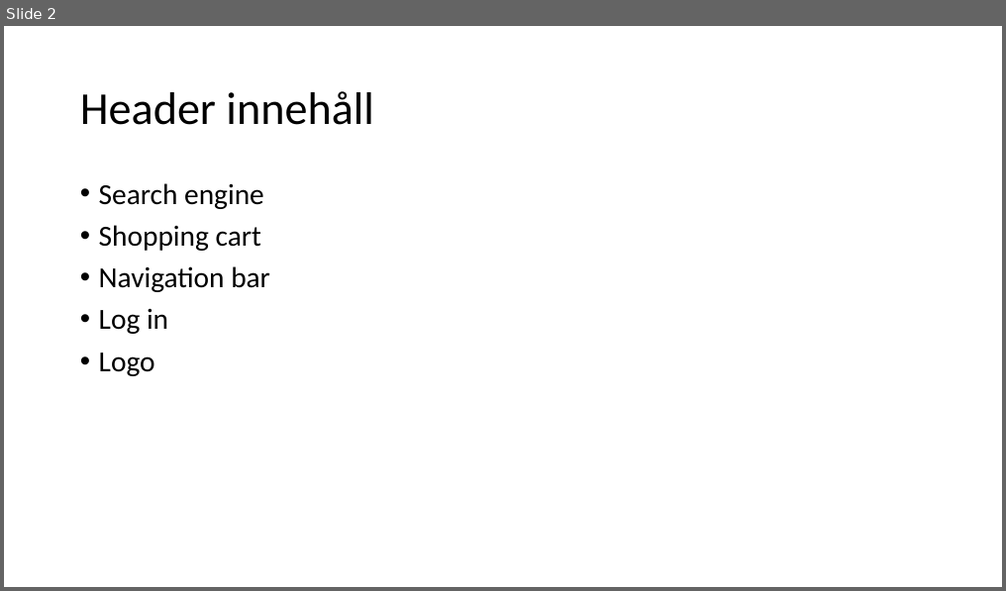
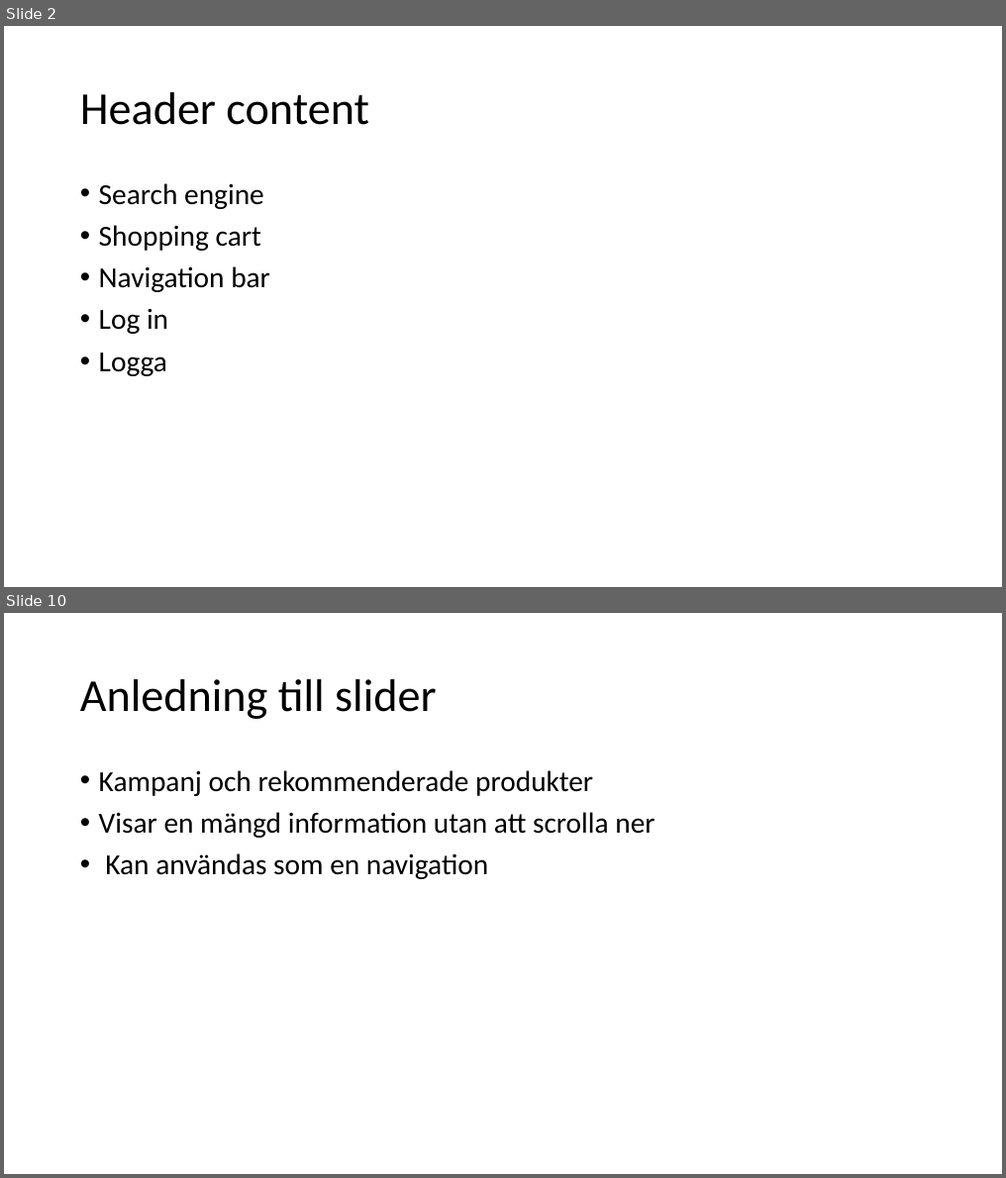
Before and after one commit to Raufchaudhry/project_netonnet, a slide deck: Presentation for project.pptx. Shown one above the other, each under a label of ours: slide 2 before the commit, slides 2 and 10 after it; the slides between them are not shown. The pictures are 1006x591 and 1006x1178 pixels, drawn with LibreOffice and Linux fonts; fonts in the diff are those of the drawing. Boxes give left, top, right and bottom in pixels: in the first picture for what was removed or moved away, otherwise in the second. Text is boxed around its words. In the diff, an @@ line names an element or a change of style, - is before the commit and + after.

```diff
--- a/Presentation for project.pptx
+++ b/Presentation for project.pptx
@@ slide 10 added at (x1=4, y1=613, x2=1002, y2=1174), background #FFFFFF @@
@@ title added at (x1=80, y1=679, x2=437, y2=719), 44 pt, text #000000 @@
+Anledning till slider
@@ text added at (x1=99, y1=770, x2=654, y2=879), 28 pt, text #000000 @@
+• Kampanj och rekommenderade produkter
+• Visar en mängd information utan att scrolla ner
+• Kan användas som en navigation
@@ slide 2 changed as well @@
@@ title at (x1=80, y1=92, x2=369, y2=125): text changed @@
-Header innehåll
+Header content
@@ text at (x1=99, y1=353, x2=167, y2=376): text changed @@
-• Logo
+• Logga
```
Also in this commit, not shown: 9 other slides added, 1 slide removed.
